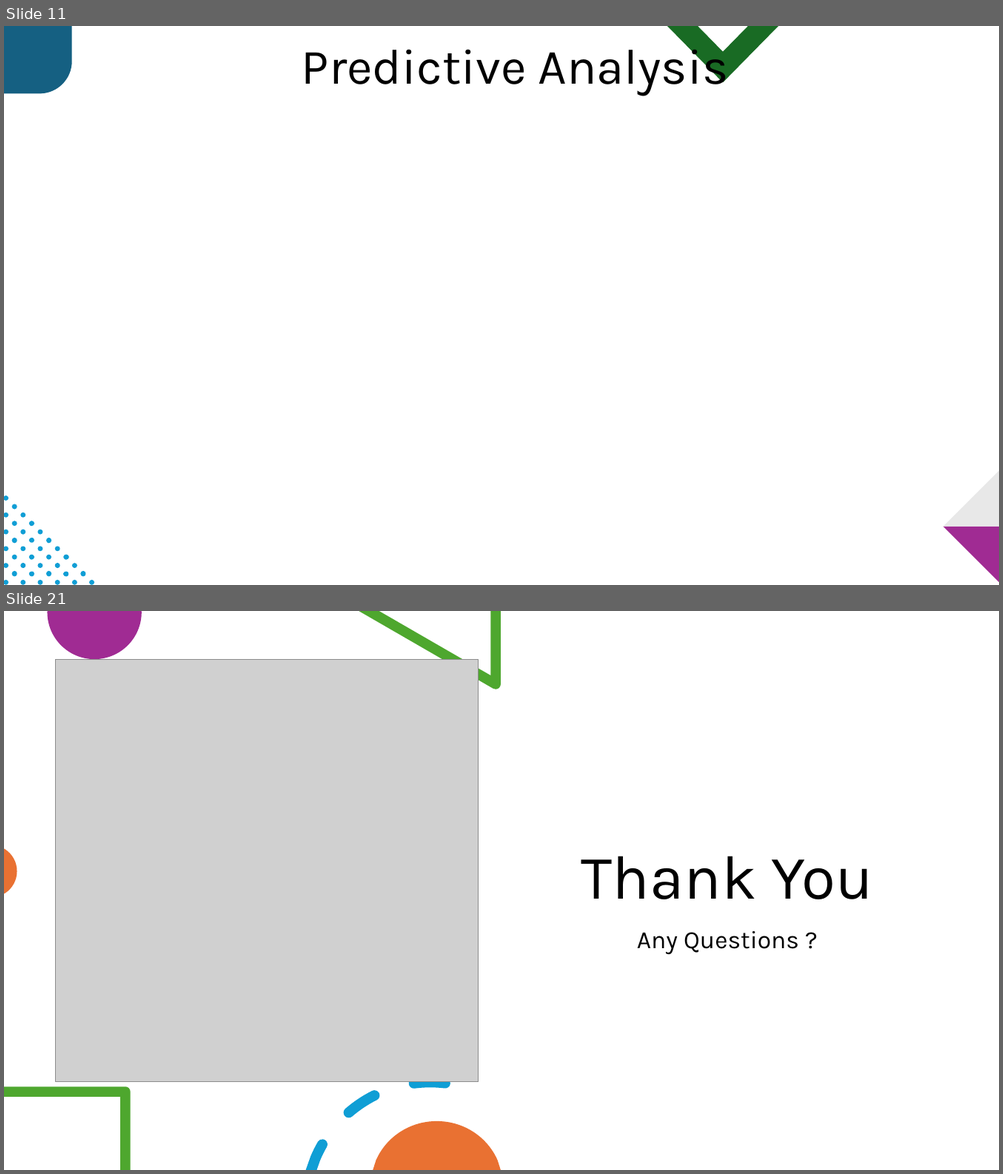
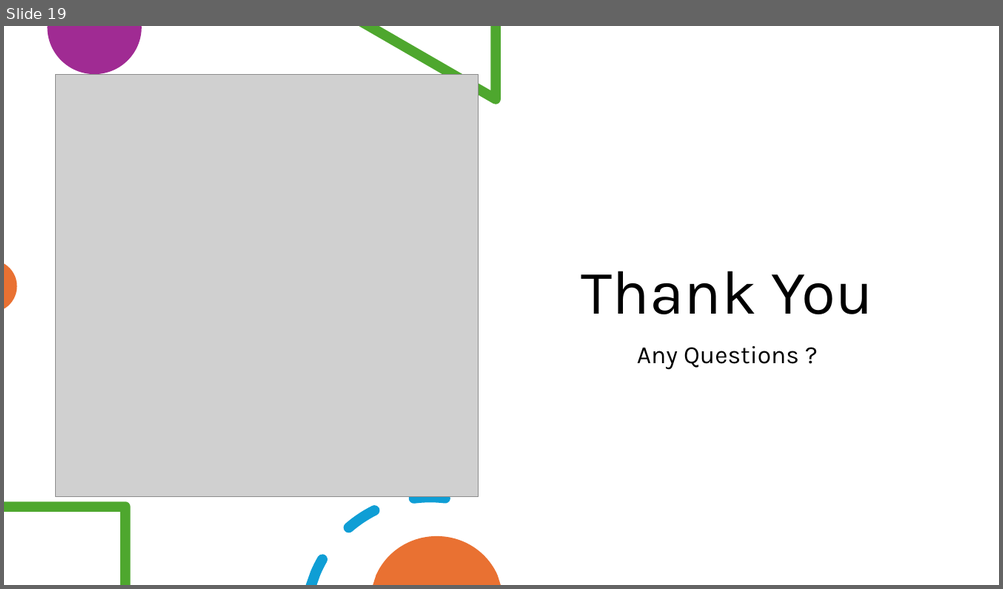
Before and after one commit to BasmaElhoseny01/Credit-Score-Classification-and-Analysis, a slide deck: Presentation.pptx. Shown one above the other, each under a label of ours: slides 11 and 21 before the commit, slide 19 after it; the slides between them are not shown. The pictures are 1003x1174 and 1003x589 pixels, drawn with LibreOffice and Linux fonts; fonts in the diff are those of the drawing; grey boxes stand for pictures. Boxes give left, top, right and bottom in pixels: in the first picture for what was removed or moved away, otherwise in the second. Text is boxed around its words. In the diff, an @@ line names an element or a change of style, - is before the commit and + after.

```diff
--- a/Presentation.pptx
+++ b/Presentation.pptx
@@ slide 11 removed at <box>4,26,999,585</box>, background #FFFFFF @@
@@ freeform shape removed at <box>4,26,72,94</box> @@
@@ text removed at <box>301,39,728,96</box> @@
-Predictive Analysis
@@ freeform shape removed at <box>667,26,779,83</box> @@
@@ freeform shape removed at <box>943,471,999,528</box> @@
@@ freeform shape removed at <box>943,527,999,582</box> @@
@@ group removed at <box>4,496,94,585</box>: 36 freeform shapes @@
@@ what was slide 21 is now slide 19 @@
```
Also in this commit, not shown: 10 slides changed, 8 slides added, 9 other slides removed, 6 other files.
